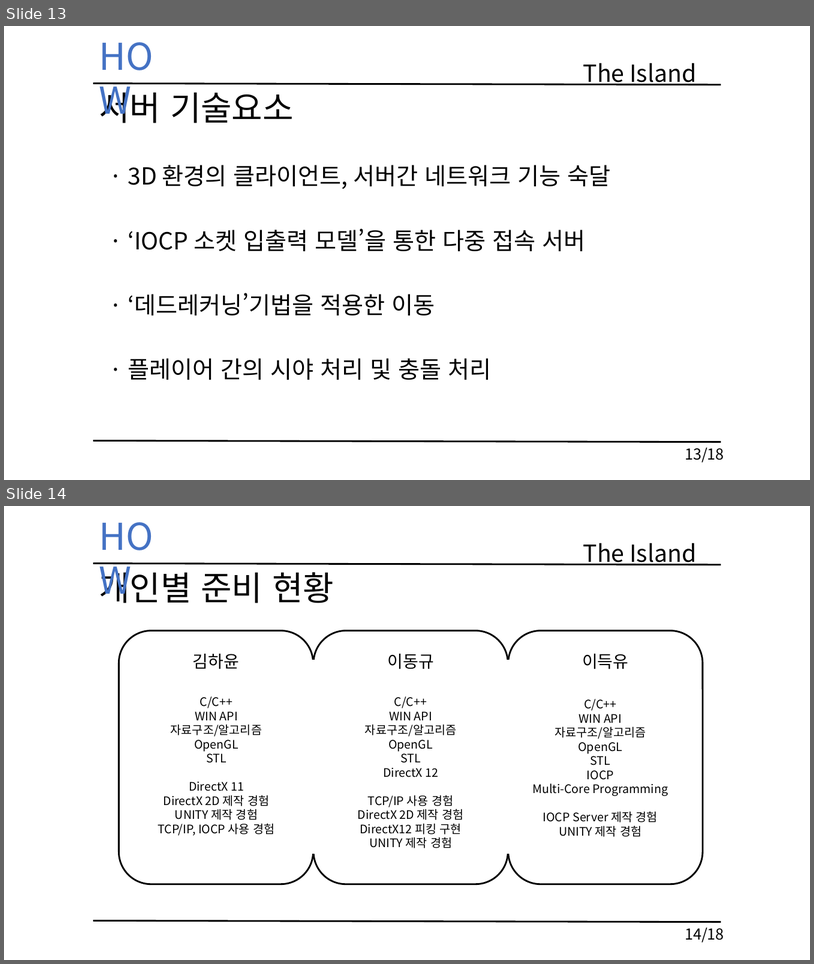
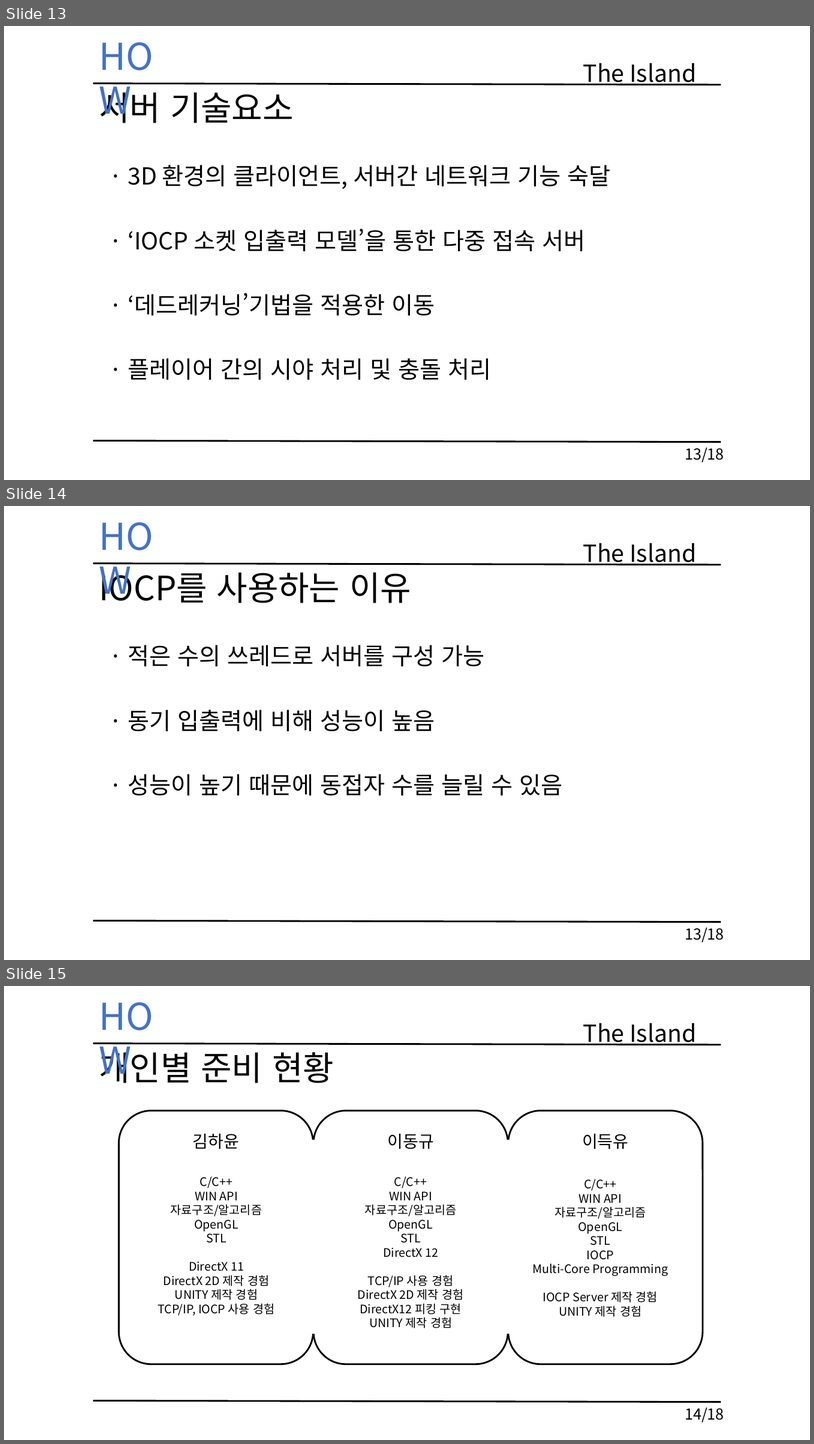
Before and after one commit to KimHaYoon/SickPerson, a slide deck: 문서/졸업작품 게임 기획서 초안 (김하윤 이동규 이득유).pptx. Shown one above the other, each under a label of ours: slides 13 and 14 before the commit, slides 13, 14 and 15 after it. The pictures are 814x964 and 814x1444 pixels, drawn with LibreOffice and Linux fonts; fonts in the diff are those of the drawing. Boxes give left, top, right and bottom in pixels: in the first picture for what was removed or moved away, otherwise in the second. Text is boxed around its words. In the diff, an @@ line names an element or a change of style, - is before the commit and + after.

```diff
--- a/문서/졸업작품 게임 기획서 초안 (김하윤 이동규 이득유).pptx
+++ b/문서/졸업작품 게임 기획서 초안 (김하윤 이동규 이득유).pptx
@@ slide 14 added at (4, 506, 810, 960), background #FFFFFF @@
@@ text added at (93, 510, 184, 561), 44 pt, text #4472C4 @@
+HOW
@@ text added at (584, 543, 696, 565), 28 pt, text #000000 @@
+The Island
@@ line added from (93, 564) to (722, 565), #000000 2 pt @@
@@ text added at (99, 567, 411, 603), 40 pt, text #000000 @@
+IOCP를 사용하는 이유
@@ text added at (128, 645, 485, 666), 28 pt, text #000000 @@
+· 적은 수의 쓰레드로 서버를 구성 가능
@@ text added at (128, 709, 435, 731), 28 pt, text #000000 @@
+· 동기 입출력에 비해 성능이 높음
@@ text added at (128, 774, 563, 795), 28 pt, text #000000 @@
+· 성능이 높기 때문에 동접자 수를 늘릴 수 있음
@@ line added from (93, 921) to (722, 922), #000000 2 pt @@
@@ text added at (685, 927, 725, 942), 18 pt, text #000000 @@
+13/18
@@ what was slide 14 is now slide 15 @@
```
Also in this commit, not shown: 14 other files.
